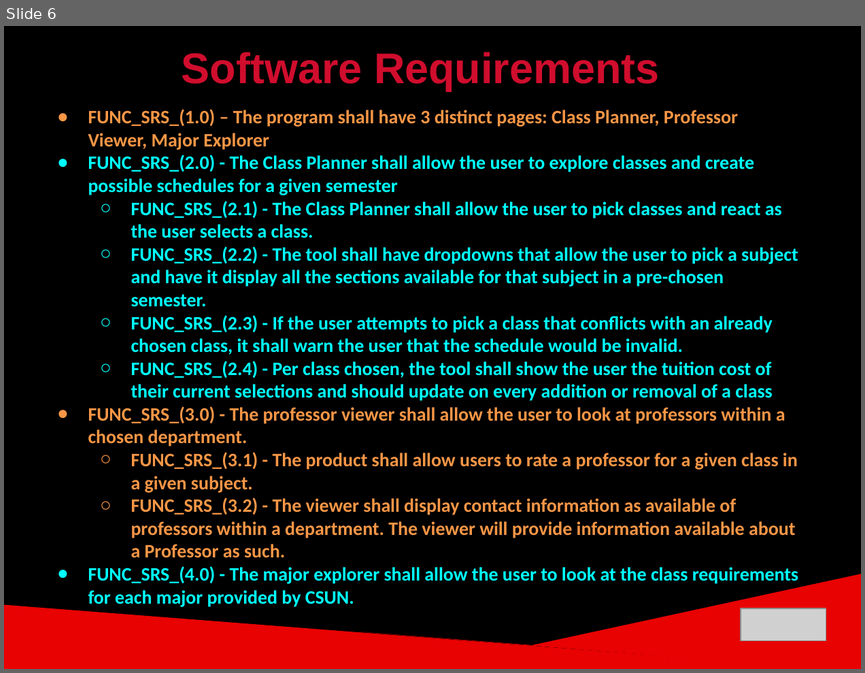
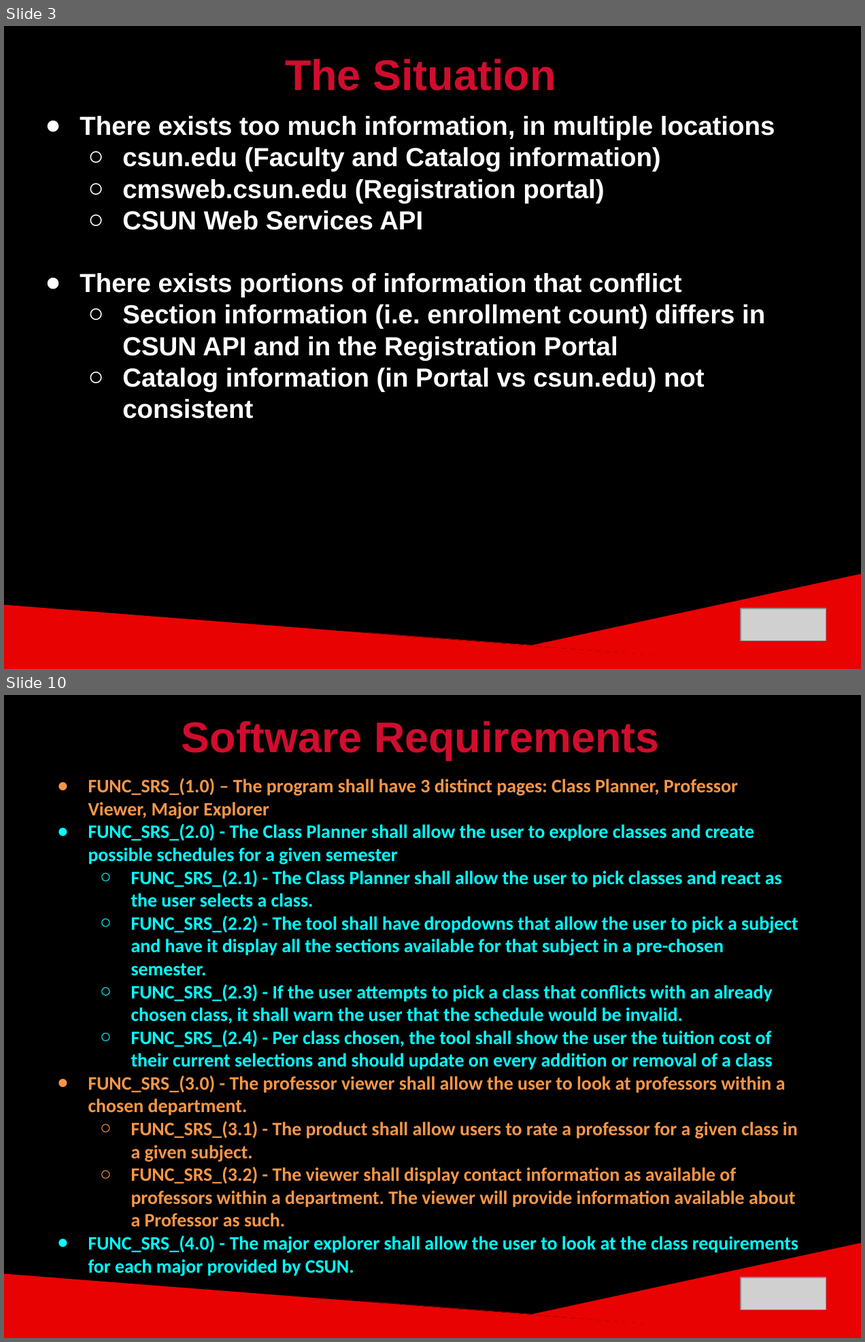
Before and after one commit to ckjarmon/CSUN-Dashboard, a slide deck: documentation/White Volley Girls - Final Project Presentation (Season 2).pptx. Shown one above the other, each under a label of ours: slide 6 before the commit, slides 3 and 10 after it; the slides between them are not shown. The pictures are 865x673 and 865x1342 pixels, drawn with LibreOffice and Linux fonts; fonts in the diff are those of the drawing; grey boxes stand for pictures. Boxes give left, top, right and bottom in pixels: in the first picture for what was removed or moved away, otherwise in the second. Text is boxed around its words. In the diff, an @@ line names an element or a change of style, - is before the commit and + after.

```diff
--- a/documentation/White Volley Girls - Final Project Presentation (Season 2).pptx
+++ b/documentation/White Volley Girls - Final Project Presentation (Season 2).pptx
@@ slide 3 added at [4, 26, 861, 669], background #000000; not listed: 2 template elements that a slide beside it also shows @@
@@ text added at [285, 59, 555, 91], 36 pt, text #D00D2D, bold @@
+The Situation
@@ text added at [79, 116, 775, 418], 22 pt, text #FFFFFF, bold @@
+● There exists too much information, in multiple locations
+  ○ csun.edu (Faculty and Catalog information)
+  ○ cmsweb.csun.edu (Registration portal)
+  ○ CSUN Web Services API
+● There exists portions of information that conflict
+  ○ Section information (i.e. enrollment count) differs in CSUN API and in the Registration Portal
+  ○ Catalog information (in Portal vs csun.edu) not consistent
@@ picture added at [740, 608, 825, 640] @@
@@ what was slide 6 is now slide 10 @@
```
Also in this commit, not shown: 5 slides changed, 7 other slides added, 3 slides removed.
